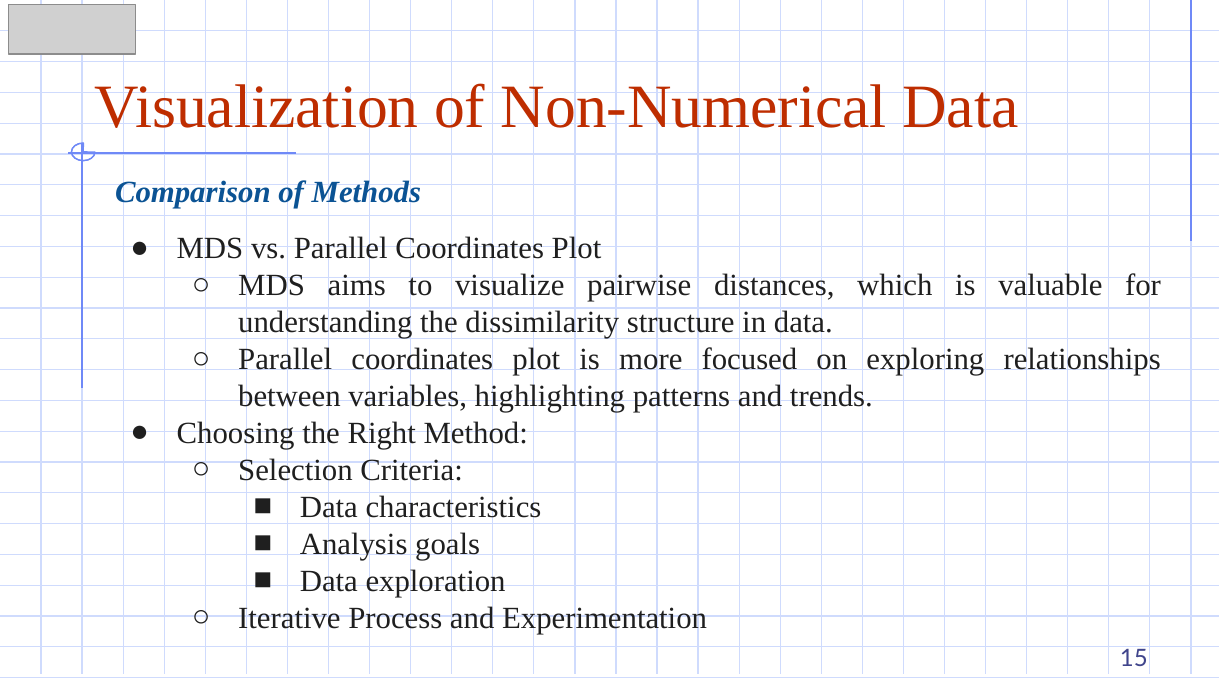
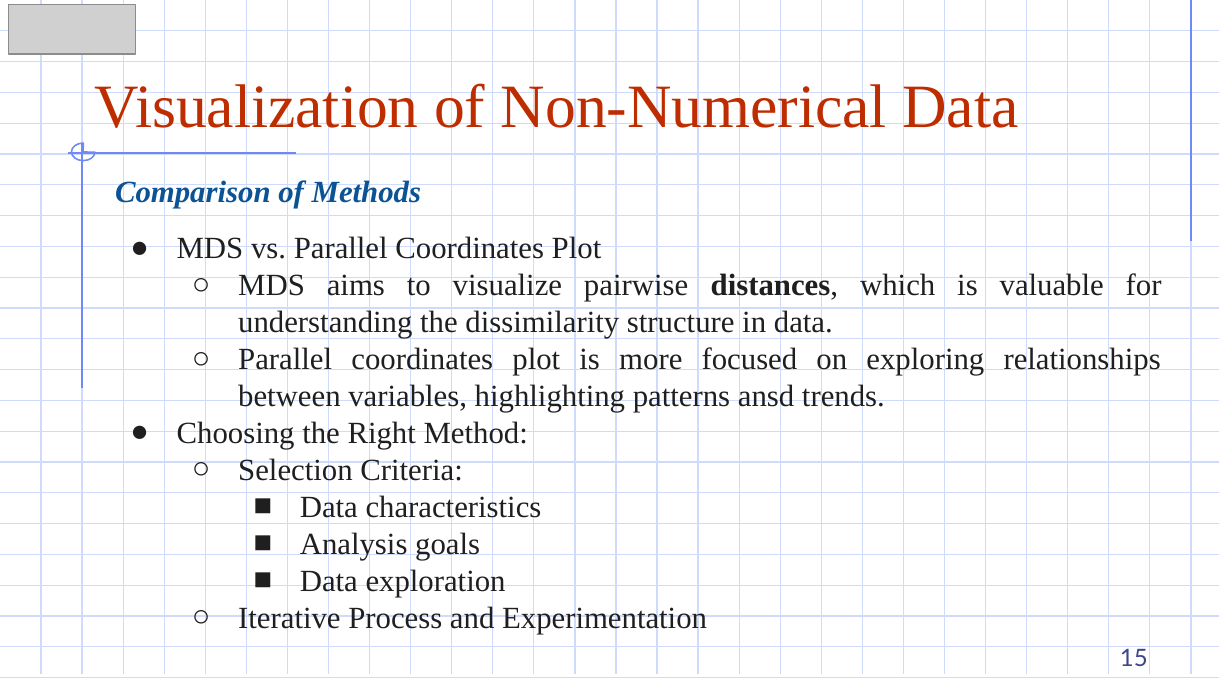
Before and after one commit to DazielNguyen/DBM302m, a slide deck: slide 15 of slides/2.3 Visualization of Non-Numerical Data.pptx. Drawn at 1232x693 pixels with LibreOffice and Linux fonts; fonts in the diff are those of the drawing; grey boxes stand for pictures. Boxes give left, top, right and bottom in pixels: in the first picture for what was removed or moved away, otherwise in the second. Text is boxed around its words. In the diff, an @@ line names an element or a change of style, - is before the commit and + after.

```diff
--- a/slides/2.3 Visualization of Non-Numerical Data.pptx
+++ b/slides/2.3 Visualization of Non-Numerical Data.pptx
@@ text at [238, 271, 1162, 338]: bold on in "distances," @@
@@ text at [238, 345, 1161, 412]: text changed @@
-  ○ Parallel coordinates plot is more focused on exploring relationships between variables, highlighting patterns and trends.
+  ○ Parallel coordinates plot is more focused on exploring relationships between variables, highlighting patterns ansd trends.
```
Also in this commit, not shown: 10 other slides changed, 15 other files.
